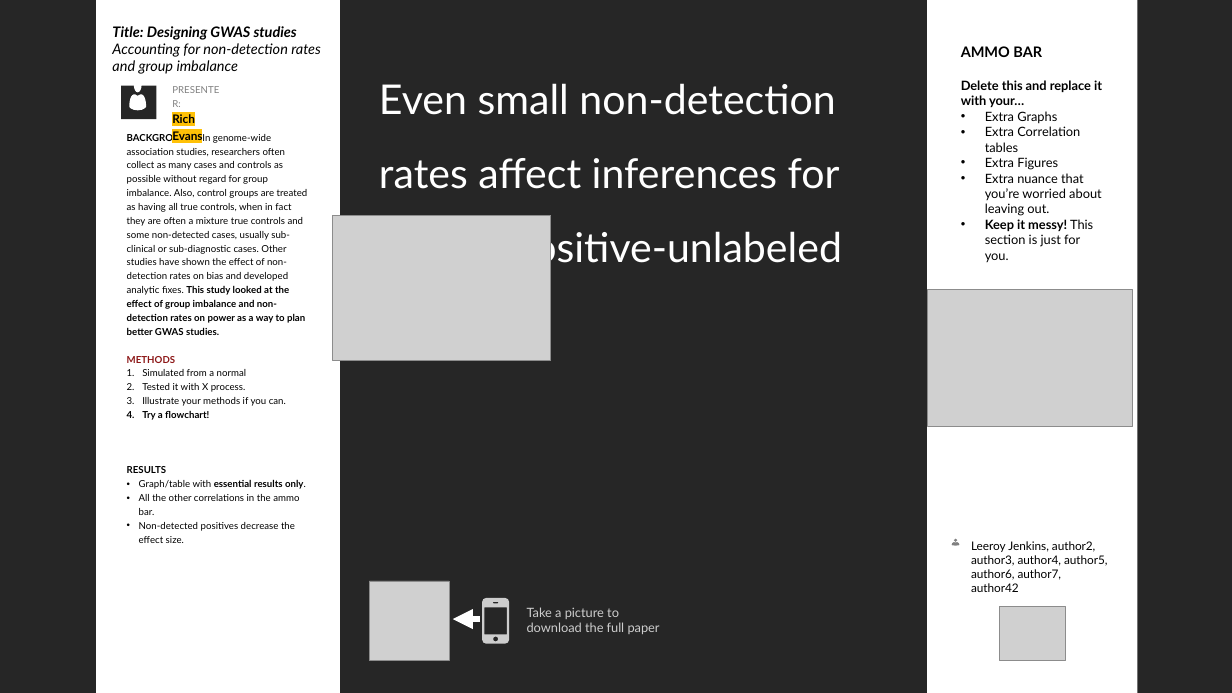
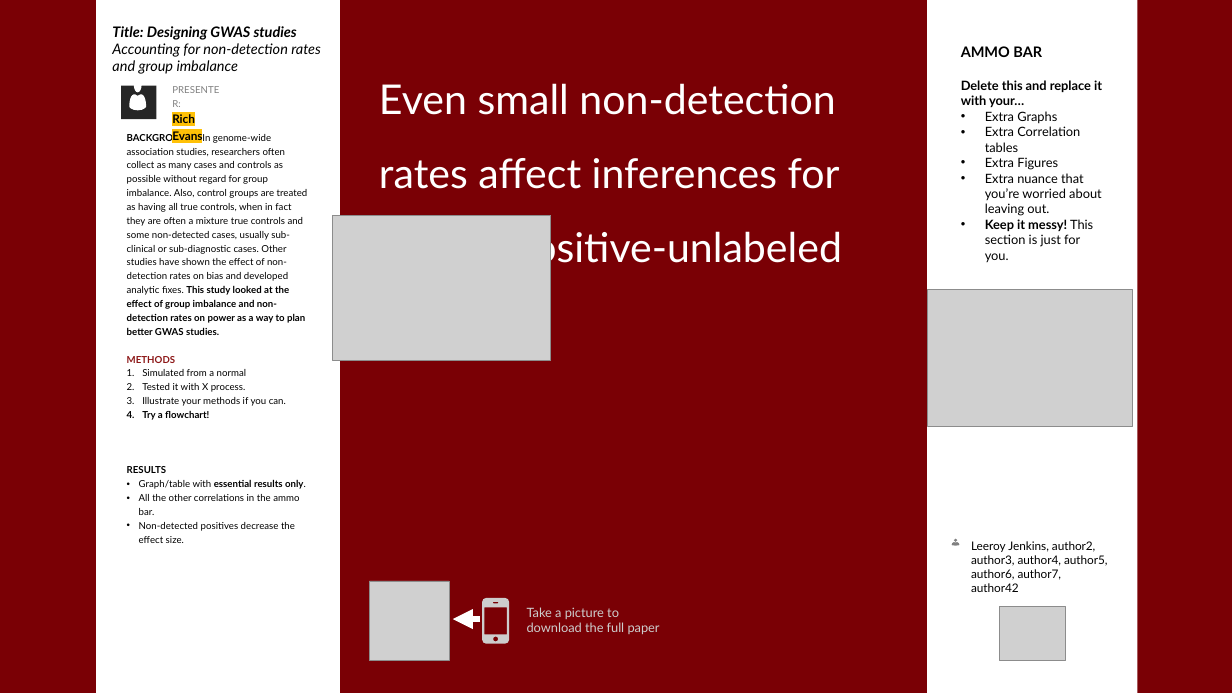
Before and after one commit to revans011/jsm_2023, a slide deck: slide 1 of jsm2023.pptx. Drawn at 1232x693 pixels with LibreOffice and Linux fonts; fonts in the diff are those of the drawing; grey boxes stand for pictures. Boxes give left, top, right and bottom in pixels: in the first picture for what was removed or moved away, otherwise in the second. Text is boxed around its words. In the diff, an @@ line names an element or a change of style, - is before the commit and + after.

```diff
--- a/jsm2023.pptx
+++ b/jsm2023.pptx
@@ background #262626 to #7A0005 @@
```
Also in this commit, not shown: 1 other slide changed, 1 slide added, 5 other files.
